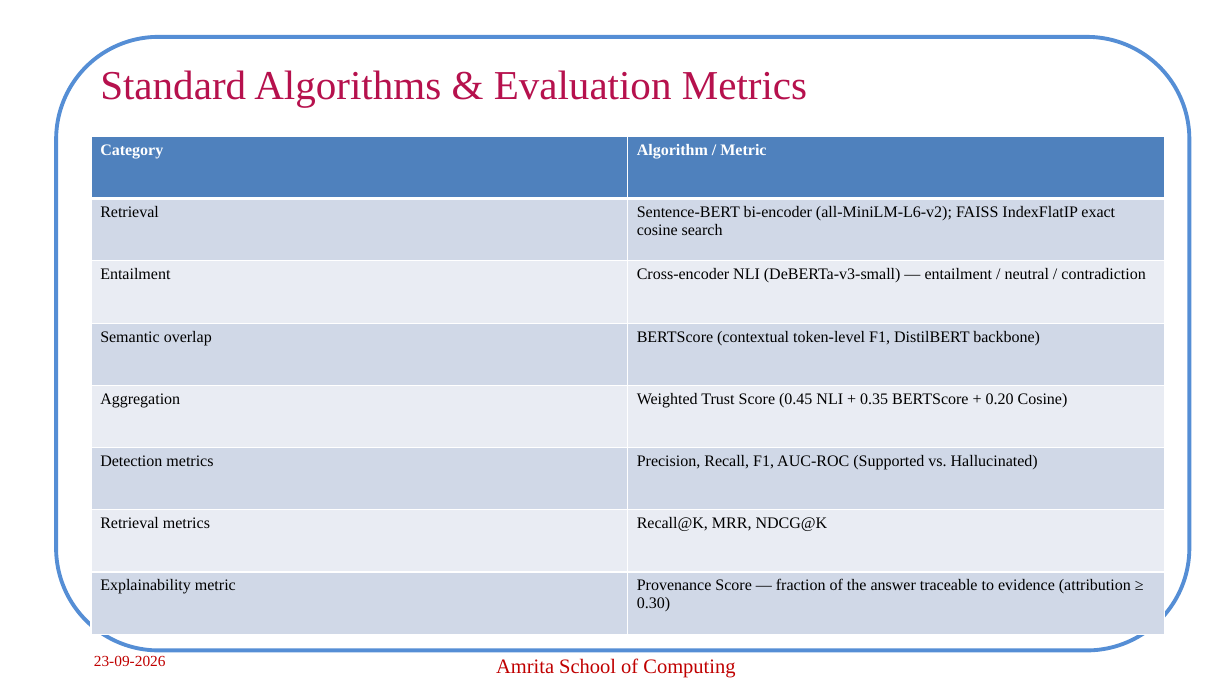
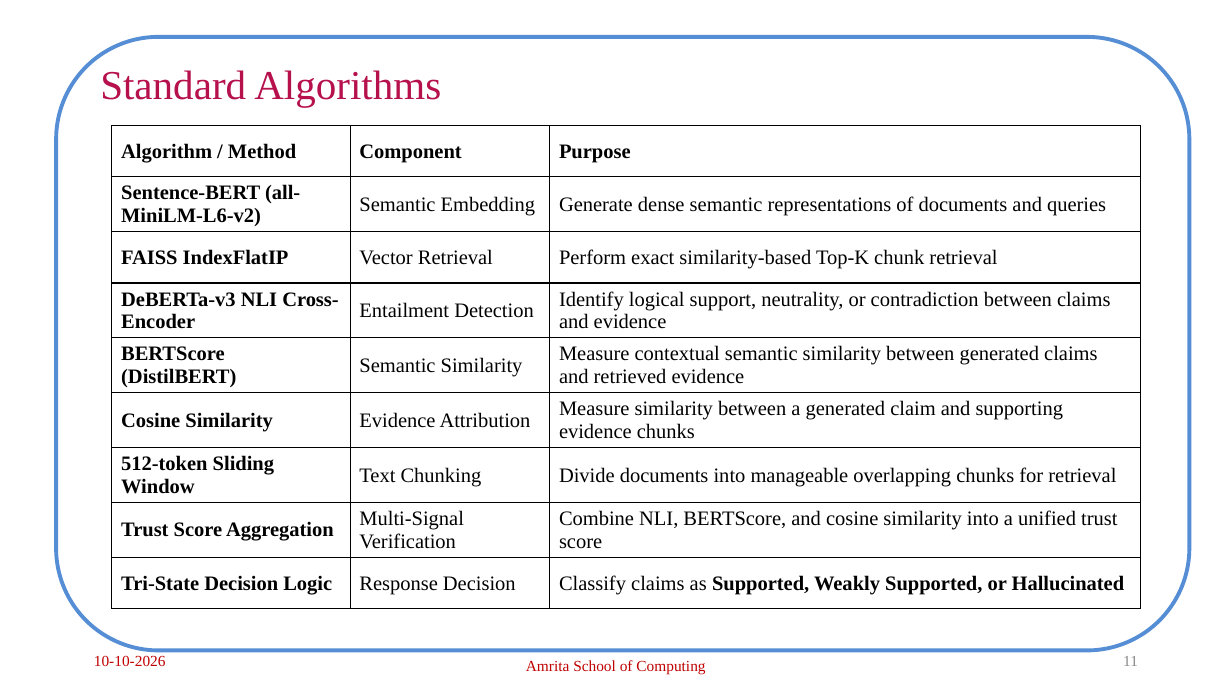
Before and after one commit to archabiju/hallucination-control-rag, a slide deck: slide 11 of presentations/Panel_Review2_CB.SC.P2CSE25001.pptx (slide 7 before the commit). Drawn at 1232x693 pixels with LibreOffice and Linux fonts; fonts in the diff are those of the drawing; background and template pictures are left out. Boxes give left, top, right and bottom in pixels: in the first picture for what was removed or moved away, otherwise in the second. Text is boxed around its words. In the diff, an @@ line names an element or a change of style, - is before the commit and + after.

```diff
--- a/presentations/Panel_Review2_CB.SC.P2CSE25001.pptx
+++ b/presentations/Panel_Review2_CB.SC.P2CSE25001.pptx
@@ title at [100,70,441,107]: text changed @@
-Standard Algorithms & Evaluation Metrics
+Standard Algorithms
@@ table at [112,126,1141,631] @@
-Category | Algorithm / Metric
-Retrieval | Sentence-BERT bi-encoder (all-MiniLM-L6-v2); FAISS IndexFlatIP exact cosine search
-Entailment | Cross-encoder NLI (DeBERTa-v3-small) — entailment / neutral / contradiction
-Semantic overlap | BERTScore (contextual token-level F1, DistilBERT backbone)
-Aggregation | Weighted Trust Score (0.45 NLI + 0.35 BERTScore + 0.20 Cosine)
-Detection metrics | Precision, Recall, F1, AUC-ROC (Supported vs. Hallucinated)
-Retrieval metrics | Recall@K, MRR, NDCG@K
-Explainability metric | Provenance Score — fraction of the answer traceable to evidence (attribution ≥ 0.30)
+Algorithm / Method | Component | Purpose
+Sentence-BERT (all-MiniLM-L6-v2) | Semantic Embedding | Generate dense semantic representations of documents and queries
+FAISS IndexFlatIP | Vector Retrieval | Perform exact similarity-based Top-K chunk retrieval
+DeBERTa-v3 NLI Cross-Encoder | Entailment Detection | Identify logical support, neutrality, or contradiction between claims and evidence
+BERTScore (DistilBERT) | Semantic Similarity | Measure contextual semantic similarity between generated claims and retrieved evidence
+Cosine Similarity | Evidence Attribution | Measure similarity between a generated claim and supporting evidence chunks
+512-token Sliding Window | Text Chunking | Divide documents into manageable overlapping chunks for retrieval
+Trust Score Aggregation | Multi-Signal Verification | Combine NLI, BERTScore, and cosine similarity into a unified trust score
+Tri-State Decision Logic | Response Decision | Classify claims as Supported, Weakly Supported, or Hallucinated
@@ table: place and size @@
-table at [91,137,1165,635]
+table at [112,126,1141,631]
@@ text at [94,655,166,666]: text changed @@
-23-09-2026
+10-10-2026
@@ text "Amrita School of Computing" at [526,660,705,674]: size 16 to 12 pt @@
@@ page number added at [1123,656,1138,666], 12 pt, text #8C8C8C @@
+11
```
Also in this commit, not shown: 14 other slides changed, 17 slides added, 2 slides removed, 52 other files.
